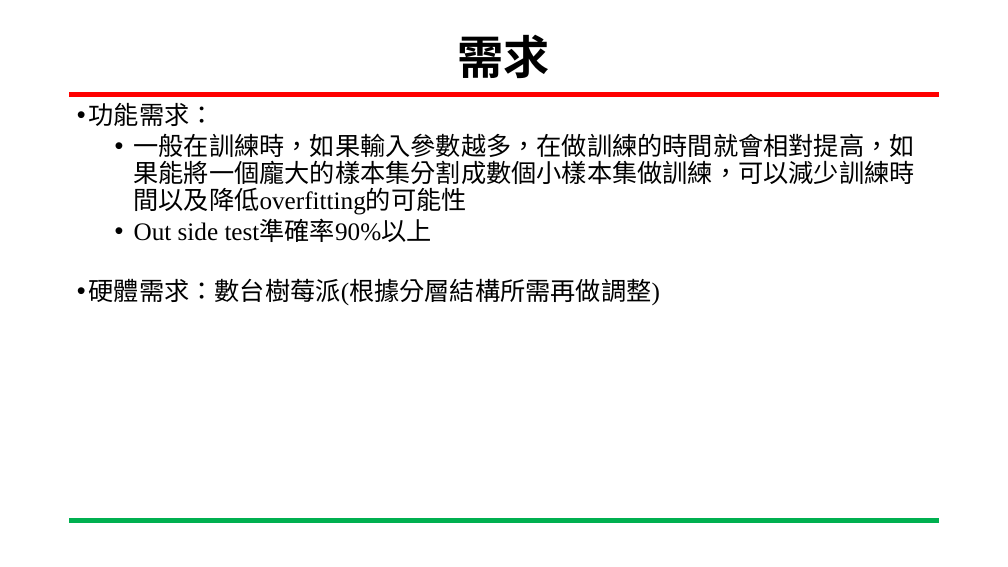
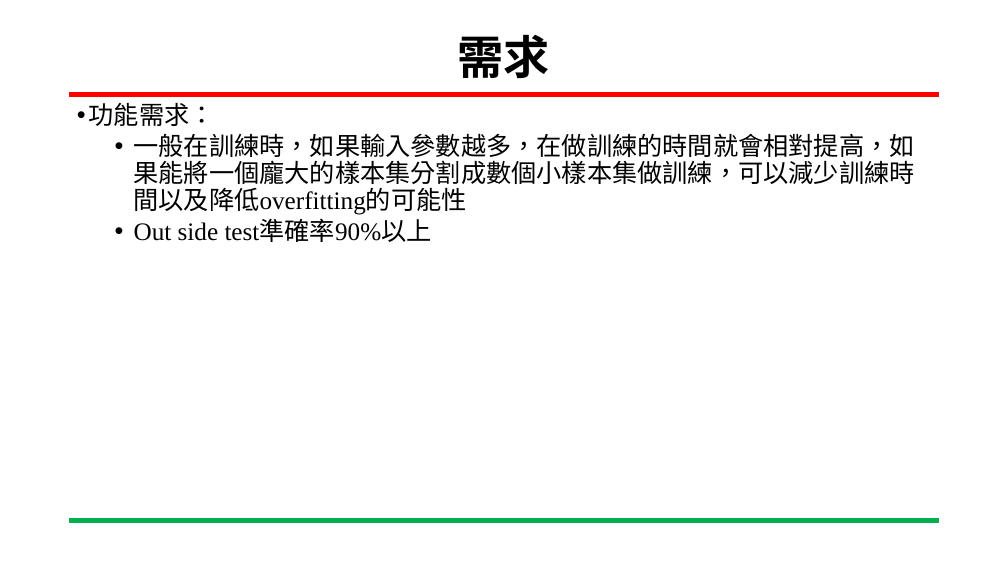
Before and after one commit to YUXING-LEE/image_process, a slide deck: slide 2 of final/基於分散式網路架構進行階層式分類.pptx. Drawn at 1008x567 pixels with LibreOffice and Linux fonts; fonts in the diff are those of the drawing; background and template pictures are left out. Boxes give left, top, right and bottom in pixels: in the first picture for what was removed or moved away, otherwise in the second. Text is boxed around its words. In the diff, an @@ line names an element or a change of style, - is before the commit and + after.

```diff
--- a/final/基於分散式網路架構進行階層式分類.pptx
+++ b/final/基於分散式網路架構進行階層式分類.pptx
@@ text at [89,278,660,305]: paragraph removed @@
-• 硬體需求：數台樹莓派(根據分層結構所需再做調整)
```
Also in this commit, not shown: 1 other slide changed, 1 slide added.
